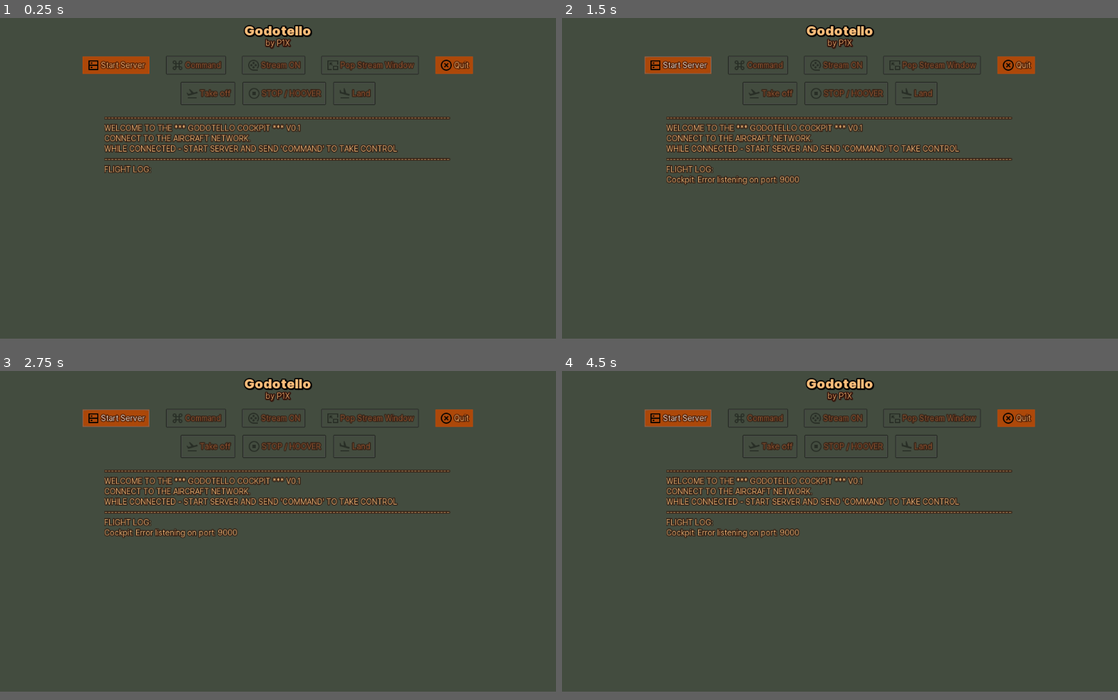
Above: before the commit, frames 1-4 (two rows, left to right).
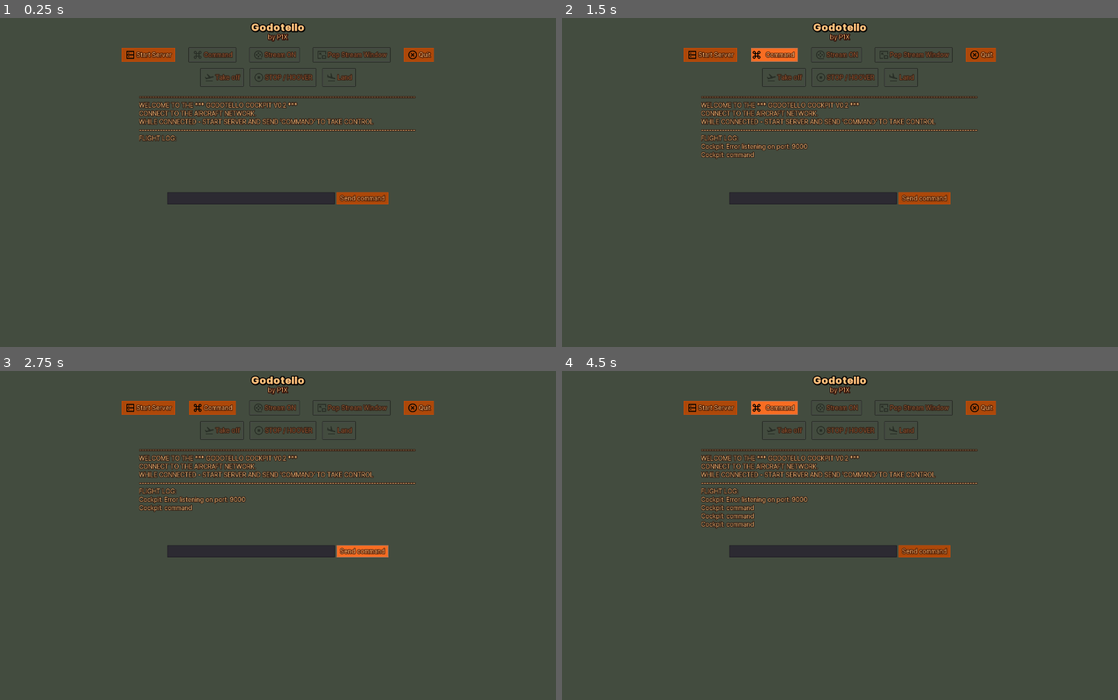
Above: after the commit, the same moments.

Repository: w84death/godotello
Game: Godot game, scene res://main.tscn
Same seed, same stepped clock (60 frames per second), same inputs: the game is played once before the commit and once after it.
Inputs (mouse positions are in pixels of both pictures, inside the frame that each line leads up to):
- Up to frame 1 (0.25 s): no input
- Up to frame 2 (1.5 s): click "Start Server" at 0.5 s; click (773, 54) at 1.25 s, where only the run after the commit has a clickable "Command"
- Up to frame 3 (2.75 s): click (361, 545) at 2 s, where only the run after the commit has a clickable "Send command"
- Up to frame 4 (4.5 s): click (773, 407) at 2.75 s, where only the run after the commit has a clickable "Command"; click (923, 545) at 3.5 s, where only the run after the commit has a clickable "Send command"; click (773, 407) at 4.25 s, where only the run after the commit has a clickable "Command"
The window is 800x468 before the commit and 800x480 after it. Grey fills any space a smaller window leaves; there, only what the larger window draws over its background counts as a difference.

The runs differ from the first frame. In frame 1, 9.8% of the frame differs, in the area x 14-86%, y 1-57%; in frame 2, 11%; in frame 3, 11%; in frame 4, 11%.

Commit message:
enable buttons on tello confirmation

Diff:
--- a/main.tscn
+++ b/main.tscn
@@ -36,13 +36,15 @@
 anchor_bottom = 1.0
 theme = ExtResource( 1 )
 script = ExtResource( 2 )
+__meta__ = {
+"_edit_use_anchors_": false
+}
 
 [node name="info" type="Control" parent="."]
 anchor_right = 1.0
 anchor_bottom = 1.0
 
 [node name="link" type="Control" parent="info"]
-editor/display_folded = true
 margin_right = 128.0
 margin_bottom = 48.0
 rect_min_size = Vector2( 128, 32 )
@@ -61,7 +63,6 @@
 texture = ExtResource( 3 )
 
 [node name="batt" type="Control" parent="info"]
-editor/display_folded = true
 anchor_left = 1.0
 anchor_right = 1.0
 margin_left = -128.0
@@ -111,7 +112,7 @@
 }
 
 [node name="txt_title" type="Label" parent="main"]
-margin_right = 1024.0
+margin_right = 1280.0
 margin_bottom = 64.0
 rect_min_size = Vector2( 0, 64 )
 custom_fonts/font = SubResource( 1 )
@@ -129,63 +130,62 @@
 valign = 1
 
 [node name="system" type="HBoxContainer" parent="main"]
-editor/display_folded = true
 margin_top = 80.0
-margin_right = 1024.0
+margin_right = 1280.0
 margin_bottom = 112.0
 rect_min_size = Vector2( 0, 32 )
 custom_constants/separation = 32
 alignment = 1
 
 [node name="btn_start_server" type="Button" parent="main/system"]
-margin_left = 152.0
-margin_right = 275.0
+margin_left = 280.0
+margin_right = 403.0
 margin_bottom = 32.0
 text = "Start Server"
 icon = ExtResource( 7 )
 
 [node name="btn_command" type="Button" parent="main/system"]
-margin_left = 307.0
-margin_right = 415.0
+margin_left = 435.0
+margin_right = 543.0
 margin_bottom = 32.0
 disabled = true
 text = "Command"
 icon = ExtResource( 8 )
 
 [node name="btn_streamon" type="Button" parent="main/system"]
-margin_left = 447.0
-margin_right = 561.0
+margin_left = 575.0
+margin_right = 689.0
 margin_bottom = 32.0
 disabled = true
 text = "Stream ON"
 icon = ExtResource( 9 )
 
 [node name="btn_show stream" type="Button" parent="main/system"]
-margin_left = 593.0
-margin_right = 770.0
+margin_left = 721.0
+margin_right = 898.0
 margin_bottom = 32.0
 disabled = true
 text = "Pop Stream Window"
 icon = ExtResource( 10 )
 
 [node name="btn_quit" type="Button" parent="main/system"]
-margin_left = 802.0
-margin_right = 871.0
+margin_left = 930.0
+margin_right = 999.0
 margin_bottom = 32.0
 text = "Quit"
 icon = ExtResource( 11 )
 
 [node name="auto" type="HBoxContainer" parent="main"]
 margin_top = 128.0
-margin_right = 1024.0
+margin_right = 1280.0
 margin_bottom = 168.0
 rect_min_size = Vector2( 0, 32 )
 custom_constants/separation = 16
 alignment = 1
 
 [node name="btn_takeoff" type="Button" parent="main/auto"]
-margin_left = 334.0
-margin_right = 432.0
+margin_left = 462.0
+margin_right = 560.0
 margin_bottom = 40.0
 rect_min_size = Vector2( 40, 40 )
 disabled = true
@@ -193,16 +193,16 @@
 icon = ExtResource( 12 )
 
 [node name="btn_stop" type="Button" parent="main/auto"]
-margin_left = 448.0
-margin_right = 599.0
+margin_left = 576.0
+margin_right = 727.0
 margin_bottom = 40.0
 disabled = true
 text = "STOP / HOOVER"
 icon = ExtResource( 13 )
 
 [node name="btn_land" type="Button" parent="main/auto"]
-margin_left = 615.0
-margin_right = 690.0
+margin_left = 743.0
+margin_right = 818.0
 margin_bottom = 40.0
 rect_min_size = Vector2( 40, 40 )
 disabled = true
@@ -211,15 +211,14 @@
 
 [node name="controlls" type="HBoxContainer" parent="main"]
 margin_top = 184.0
-margin_right = 1024.0
+margin_right = 1280.0
 margin_bottom = 440.0
 custom_constants/separation = 16
 alignment = 1
 
 [node name="nav_left" type="VBoxContainer" parent="main/controlls"]
-editor/display_folded = true
-margin_left = 86.0
-margin_right = 176.0
+margin_left = 214.0
+margin_right = 304.0
 margin_bottom = 256.0
 rect_min_size = Vector2( 0, 256 )
 custom_constants/separation = 32
@@ -276,16 +275,17 @@
 icon = ExtResource( 18 )
 
 [node name="log" type="Control" parent="main/controlls"]
-margin_left = 192.0
-margin_right = 832.0
+margin_left = 320.0
+margin_right = 960.0
 margin_bottom = 256.0
 rect_min_size = Vector2( 640, 256 )
 
 [node name="txt_log" type="RichTextLabel" parent="main/controlls/log"]
 anchor_right = 1.0
 anchor_bottom = 1.0
+margin_bottom = -34.0
 text = "----------------------------------------------------------------------------------------------------------
-WELCOME TO THE *** GODOTELLO COCKPIT *** V0.1
+WELCOME TO THE *** GODOTELLO COCKPIT V0.2 ***
 CONNECT TO THE AIRCRAFT NETWORK.
 WHILE CONNECTED - START SERVER AND SEND 'COMMAND' TO TAKE CONTROL
 ----------------------------------------------------------------------------------------------------------
@@ -294,10 +294,28 @@
 scroll_active = false
 scroll_following = true
 
+[node name="input_line" type="HBoxContainer" parent="main/controlls/log"]
+anchor_top = 1.0
+anchor_right = 1.0
+anchor_bottom = 1.0
+margin_top = -28.0
+alignment = 1
+
+[node name="cmd" type="LineEdit" parent="main/controlls/log/input_line"]
+margin_left = 65.0
+margin_right = 451.0
+margin_bottom = 28.0
+rect_min_size = Vector2( 386, 0 )
+
+[node name="btn_send_cmd" type="Button" parent="main/controlls/log/input_line"]
+margin_left = 455.0
+margin_right = 574.0
+margin_bottom = 28.0
+text = "Send command"
+
 [node name="nav_right" type="VBoxContainer" parent="main/controlls"]
-editor/display_folded = true
-margin_left = 848.0
-margin_right = 938.0
+margin_left = 976.0
+margin_right = 1066.0
 margin_bottom = 256.0
 rect_min_size = Vector2( 0, 256 )
 custom_constants/separation = 32
@@ -355,16 +373,15 @@
 
 [node name="sliders" type="HBoxContainer" parent="main"]
 margin_top = 456.0
-margin_right = 1024.0
+margin_right = 1280.0
 margin_bottom = 520.0
 rect_min_size = Vector2( 0, 64 )
 custom_constants/separation = 64
 alignment = 1
 
 [node name="distance_deg" type="HBoxContainer" parent="main/sliders"]
-editor/display_folded = true
-margin_left = 113.0
-margin_right = 366.0
+margin_left = 241.0
+margin_right = 494.0
 margin_bottom = 64.0
 
 [node name="txt_distance_deg2" type="Label" parent="main/sliders/distance_deg"]
@@ -380,6 +397,7 @@
 rect_min_size = Vector2( 96, 64 )
 max_value = 360.0
 value = 45.0
+ticks_on_borders = true
 
 [node name="txt_distance_deg" type="Label" parent="main/sliders/distance_deg"]
 margin_left = 178.0
@@ -389,9 +407,8 @@
 text = "45 degress"
 
 [node name="speed" type="HBoxContainer" parent="main/sliders"]
-editor/display_folded = true
-margin_left = 430.0
-margin_right = 631.0
+margin_left = 558.0
+margin_right = 759.0
 margin_bottom = 64.0
 
 [node name="txt_speed2" type="Label" parent="main/sliders/speed"]
@@ -407,6 +424,7 @@
 rect_min_size = Vector2( 96, 64 )
 min_value = 10.0
 value = 10.0
+ticks_on_borders = true
 
 [node name="txt_speed" type="Label" parent="main/sliders/speed"]
 margin_left = 151.0
@@ -416,9 +434,8 @@
 text = "10 cm/s"
 
 [node name="distance" type="HBoxContainer" parent="main/sliders"]
-editor/display_folded = true
-margin_left = 695.0
-margin_right = 910.0
+margin_left = 823.0
+margin_right = 1038.0
 margin_bottom = 64.0
 
 [node name="txt_distance2" type="Label" parent="main/sliders/distance"]
@@ -435,6 +452,7 @@
 min_value = 20.0
 max_value = 500.0
 value = 20.0
+ticks_on_borders = true
 
 [node name="txt_distance" type="Label" parent="main/sliders/distance"]
 margin_left = 175.0
@@ -442,6 +460,10 @@
 margin_right = 215.0
 margin_bottom = 41.0
 text = "20 cm"
+
+[node name="timer" type="Timer" parent="."]
+wait_time = 0.1
+one_shot = true
 [connection signal="button_down" from="main/system/btn_start_server" to="." method="_on_btn_start_server_button_down"]
 [connection signal="button_down" from="main/system/btn_command" to="." method="_on_btn_command_button_down"]
 [connection signal="button_down" from="main/system/btn_streamon" to="." method="_on_btn_streamon_button_down"]
@@ -454,6 +476,7 @@
 [connection signal="button_down" from="main/controlls/nav_left/right_stick/vertical/btn_ccw" to="." method="_on_btn_ccw_button_down"]
 [connection signal="button_down" from="main/controlls/nav_left/right_stick/vertical/btn_cw" to="." method="_on_btn_cw_button_down"]
 [connection signal="button_down" from="main/controlls/nav_left/right_stick/center2/btn_down" to="." method="_on_btn_down_button_down"]
+[connection signal="pressed" from="main/controlls/log/input_line/btn_send_cmd" to="." method="_on_btn_send_cmd_pressed"]
 [connection signal="button_down" from="main/controlls/nav_right/right_stick/center/btn_forward" to="." method="_on_btn_forward_button_down"]
 [connection signal="pressed" from="main/controlls/nav_right/right_stick/center/btn_forward" to="." method="_on_btn_forward_pressed"]
 [connection signal="button_down" from="main/controlls/nav_right/right_stick/vertical/btn_left" to="." method="_on_btn_left_button_down"]
--- a/project.godot
+++ b/project.godot
@@ -15,11 +15,16 @@
 
 [application]
 
-config/name="Godotello - Tello FPV Cockpit - V0.1"
+config/name="Godotello - Tello FPV Cockpit - V0.2"
 run/main_scene="res://main.tscn"
 boot_splash/image="res://gui/loading_p1x_final.png"
 boot_splash/bg_color=Color( 0, 0, 0, 1 )
 config/icon="res://icon.png"
+
+[display]
+
+window/size/width=1280
+window/size/height=768
 
 [rendering]
 
--- a/server.gd
+++ b/server.gd
@@ -8,6 +8,7 @@
 var distance = 20
 var distance_deg = 45
 var speed = 10
+var IS_OK = false
 
 func _ready():
 	disable_buttons()
@@ -19,7 +20,11 @@
 func _process(delta):
 	if socketUDP.get_available_packet_count() > 0:
 		var array_bytes = socketUDP.get_packet()
-		log_event("Tello: " + array_bytes.get_string_from_ascii())
+		var answer = array_bytes.get_string_from_ascii()
+		if answer == 'ok':
+			answer = "confirms!"
+			IS_OK = true
+		log_event("Tello: " + answer )
 
 func send_command(cmd):
 	log_event("Cockpit: " + cmd)
@@ -32,7 +37,7 @@
 		log_event("Cockpit: Error listening on port: " + str(PORT_SERVER))
 	else:
 		log_event("Cockpit: Listening on port: " + str(PORT_SERVER))
-		enable_buttons()
+	enable_command()
 
 func disable_buttons():
 	$info.hide()
@@ -40,7 +45,14 @@
 	$main/controlls/nav_right.hide()
 	$main/sliders.hide()
 
+func enable_command():
+	$main/system/btn_command.disabled = false
+
 func enable_buttons():
+	if !IS_OK:
+		return
+
+	$main/system/btn_command.disabled = true
 	for btn in $main/system.get_children():
 		btn.disabled = false
 	for btn in $main/auto.get_children():
@@ -54,12 +66,15 @@
 func _exit_tree():
 	socketUDP.close()
 
-
 func _on_btn_start_server_button_down():
 	start_server()
+	$timer.connect("timeout", self, "enable_buttons")
+	$timer.set_wait_time(1)
 
 func _on_btn_command_button_down():
+	IS_OK = false
 	send_command('command')
+	$timer.start()
 
 func _on_btn_streamon_button_down():
 	send_command('streamon')
@@ -120,3 +135,15 @@
 
 func _on_btn_stop_button_down():
 	send_command('stop')
+
+
+func _on_btn_send_cmd_pressed():
+	var cmd = $main/controlls/log/input_line/cmd
+	if cmd.text.length() > 0:
+		send_command(str(cmd.text))
+		cmd.text = ''
+		cmd.grab_focus()
+
+
+func _on_cmd_gui_input(event):
+	print(event.get)
